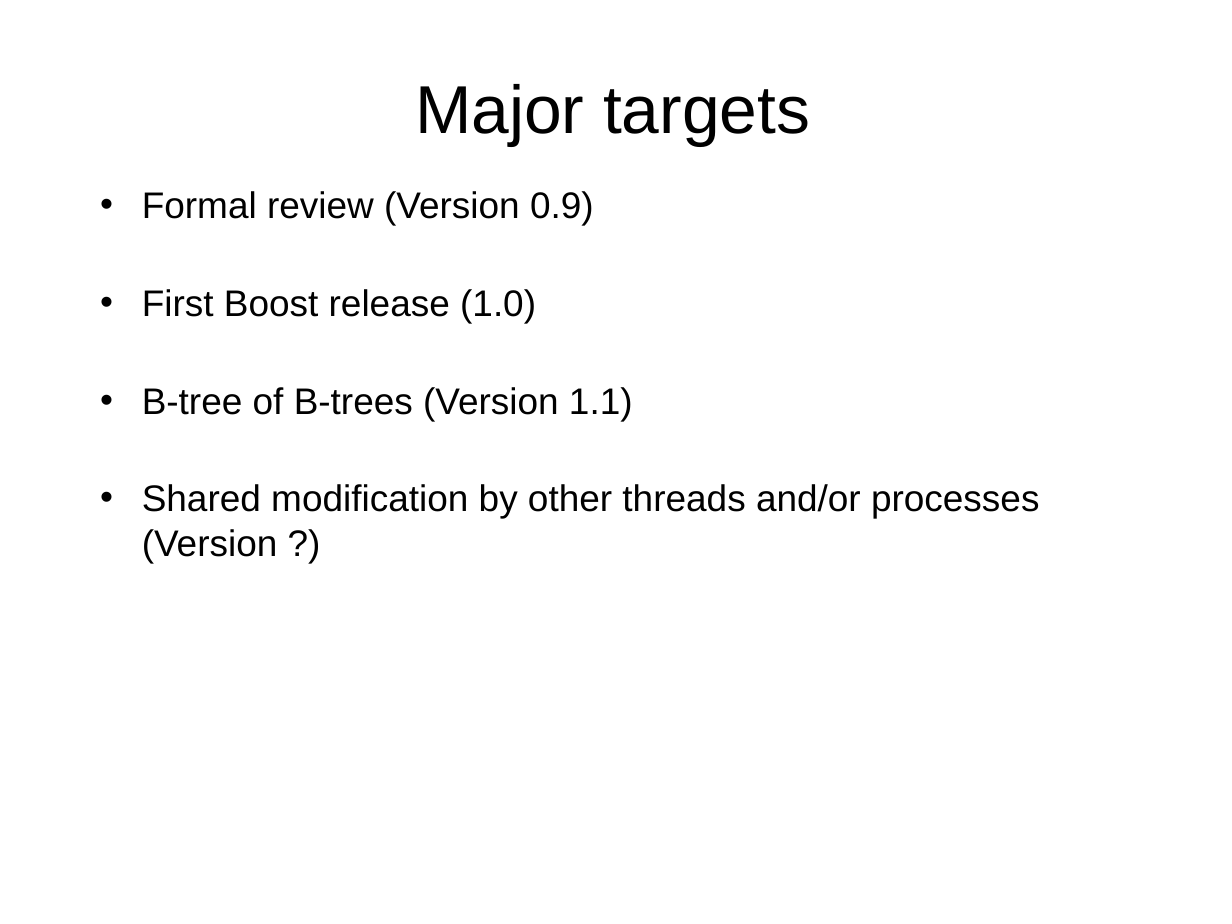
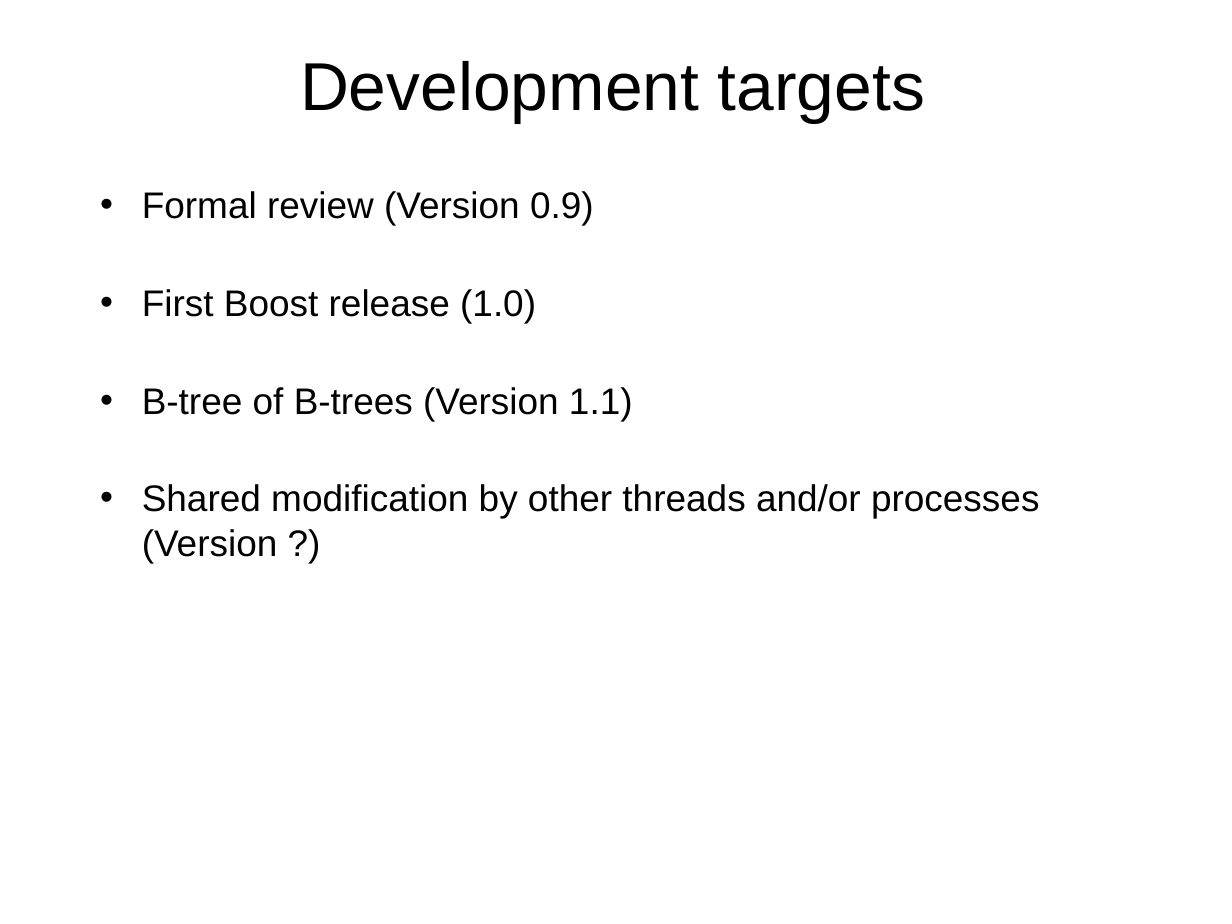
Before and after one commit to Beman/btree, a slide deck: slide 39 of libs/btree/doc/Proposed-B-tree-library.ppt (slide 38 before the commit). Drawn at 1232x924 pixels with LibreOffice and Linux fonts; fonts in the diff are those of the drawing; background and template pictures are left out. Boxes give left, top, right and bottom in pixels: in the first picture for what was removed or moved away, otherwise in the second. Text is boxed around its words. In the diff, an @@ line names an element or a change of style, - is before the commit and + after.

```diff
--- a/libs/btree/doc/Proposed-B-tree-library.ppt
+++ b/libs/btree/doc/Proposed-B-tree-library.ppt
@@ title at box(300, 61, 925, 123): text changed @@
-Major targets
+Development targets
```
Also in this commit, not shown: 8 other slides changed, 3 slides added, 1 slide removed, 1 other file.
